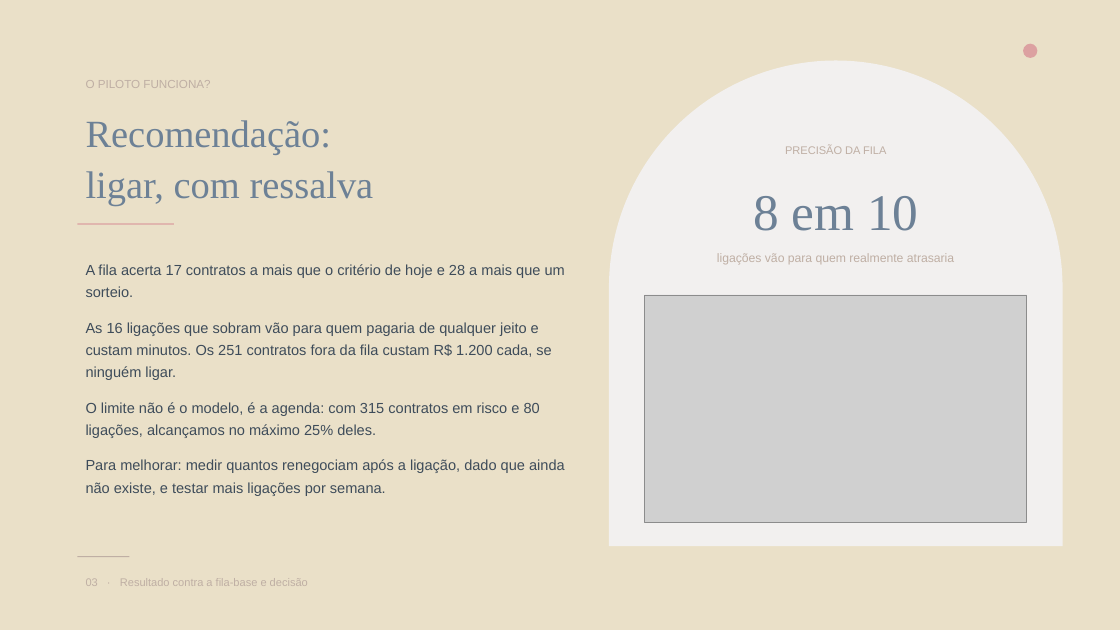
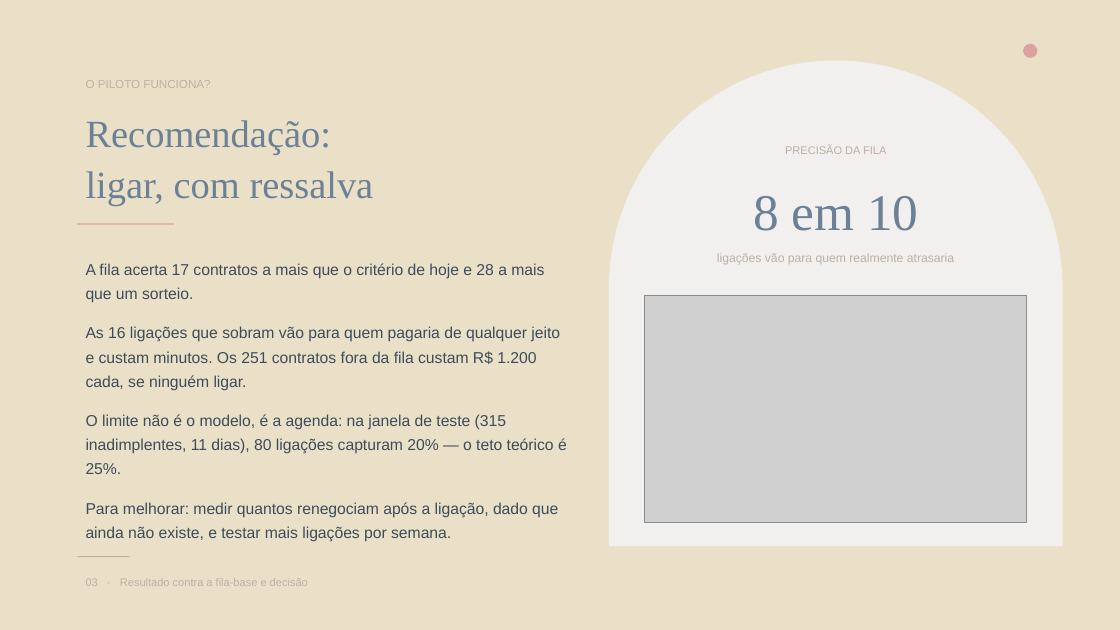
Before and after one commit to AbregoAllana/BemLar-Solution, a slide deck: slide 3 of presentation/apresentacao.pptx. Drawn at 1120x630 pixels with LibreOffice and Linux fonts; fonts in the diff are those of the drawing; grey boxes stand for pictures. Boxes give left, top, right and bottom in pixels: in the first picture for what was removed or moved away, otherwise in the second. Text is boxed around its words. In the diff, an @@ line names an element or a change of style, - is before the commit and + after.

```diff
--- a/presentation/apresentacao.pptx
+++ b/presentation/apresentacao.pptx
@@ text at [86, 263, 560, 518]: size 12.5 to 13.5 pt in "A fila acerta 17 contratos a mais ...", "As 16 ligações que sobram vão para ...", "Para melhorar: medir quantos renegociam após a ..."; more space between paragraphs @@
@@ text at [86, 414, 567, 474]: text changed; size 12.5 to 13.5 pt @@
-O limite não é o modelo, é a agenda: com 315 contratos em risco e 80 ligações, alcançamos no máximo 25% deles.
+O limite não é o modelo, é a agenda: na janela de teste (315 inadimplentes, 11 dias), 80 ligações capturam 20% — o teto teórico é 25%.
```
Also in this commit, not shown: 2 other slides changed.
